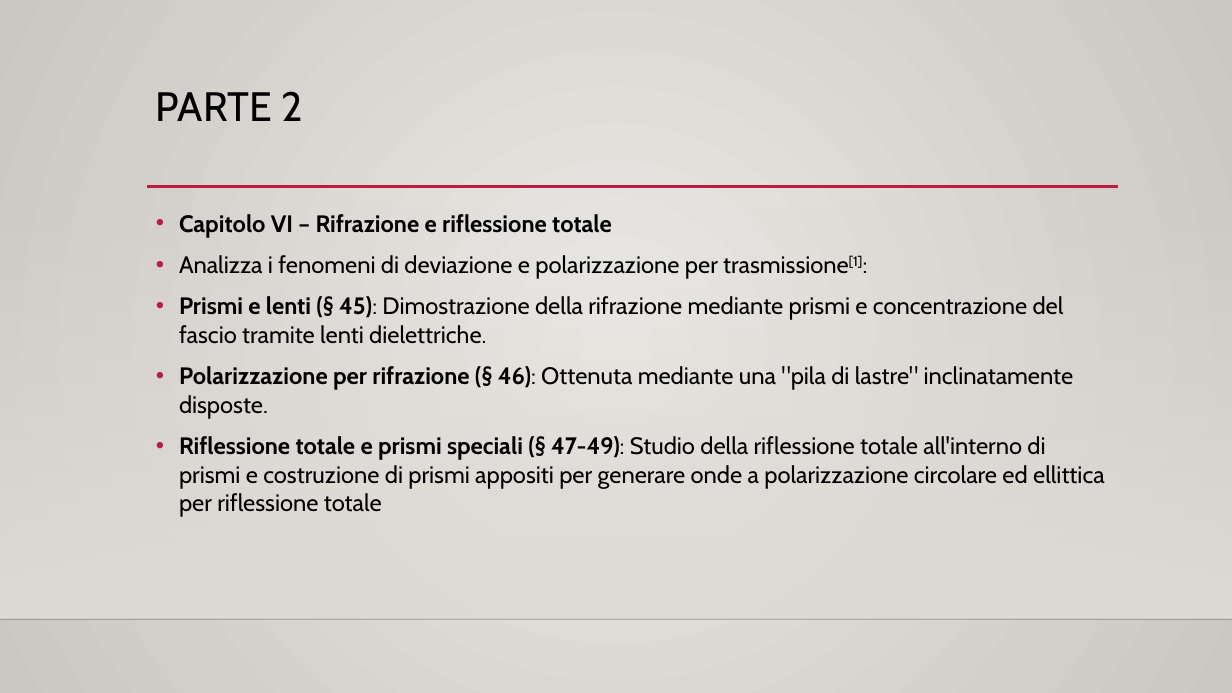
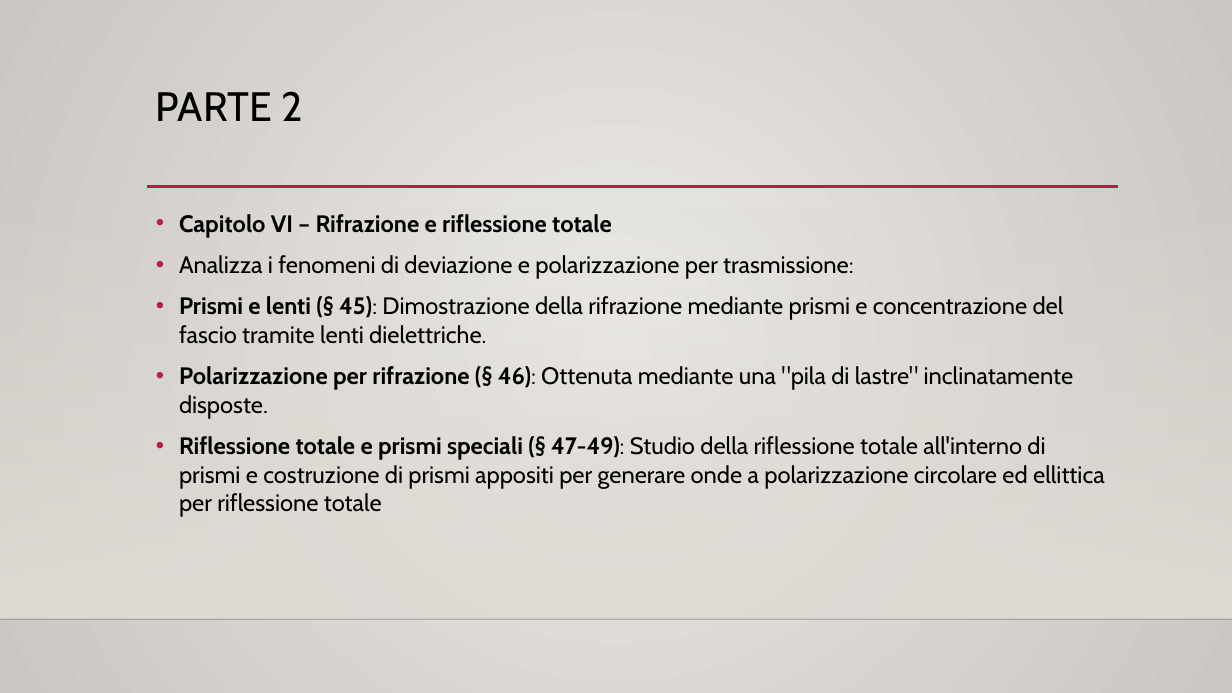
Before and after one commit to onixilam/tesi_magistrale_augusto_righi, a slide deck: slide 15 of presentazione_sunto_libro_di_Righi/presentazione_veloce_testo_Righi.pptx. Drawn at 1232x693 pixels with LibreOffice and Linux fonts; fonts in the diff are those of the drawing; background and template pictures are left out. Boxes give left, top, right and bottom in pixels: in the first picture for what was removed or moved away, otherwise in the second. Text is boxed around its words. In the diff, an @@ line names an element or a change of style, - is before the commit and + after.

```diff
--- a/presentazione_sunto_libro_di_Righi/presentazione_veloce_testo_Righi.pptx
+++ b/presentazione_sunto_libro_di_Righi/presentazione_veloce_testo_Righi.pptx
@@ text at <box>179,255,853,279</box>: text changed @@
-• Analizza i fenomeni di deviazione e polarizzazione per trasmissione[1]:
+• Analizza i fenomeni di deviazione e polarizzazione per trasmissione:
```
Also in this commit, not shown: 7 other slides changed, 4 other files.
